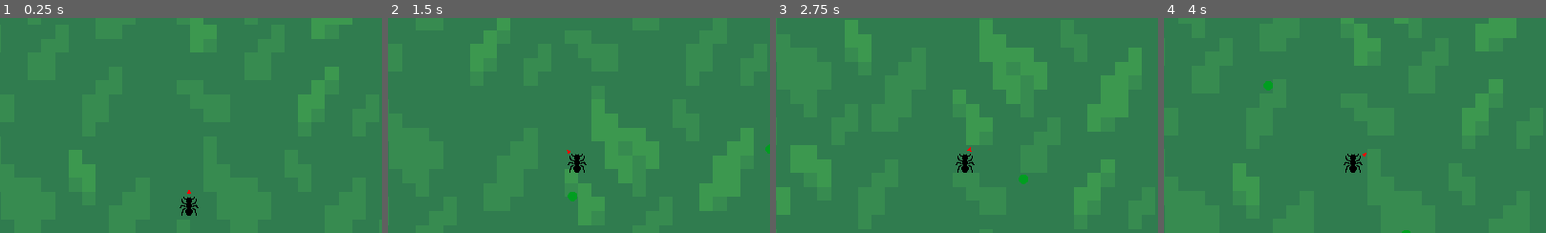
Above: before the commit, frames 1-4 (left to right).
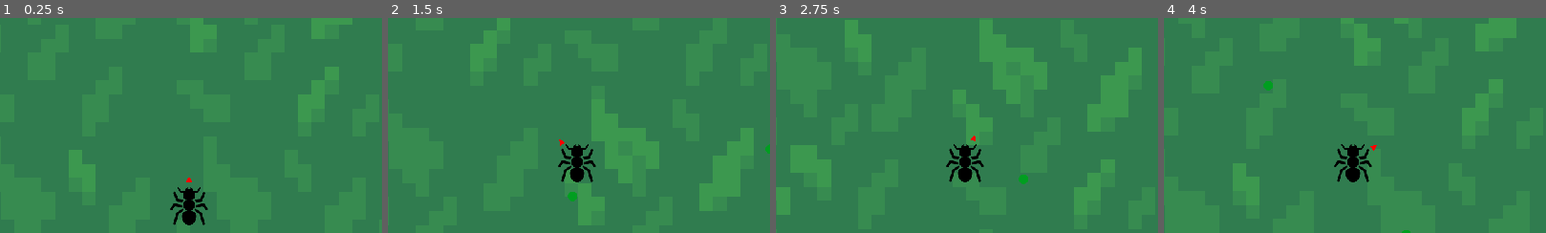
Above: after the commit, the same moments.

Repository: nwallenfang/cordyception
Game: Godot game, scene res://World/World.tscn
Same seed, same stepped clock (60 frames per second), same inputs: the game is played once before the commit and once after it. The engine's default icon, where the game draws it, is replaced by a stand-in: a white triangle on a blue panel in a dark square.
Inputs (mouse positions are % of the whole screen's width and height, from its top left):
- Up to frame 1 (0.25 s): no input
- Up to frame 2 (1.5 s): tap Enter at 0.5 s; move the mouse to (55, 50) at 0.52 s; hold W (move_up) from 0.53 s (still down); click (55, 50) at 0.6 s; move the mouse to (45, 50) at 1.27 s; click (45, 50) at 1.35 s
- Up to frame 3 (2.75 s): keep holding W (move_up); move the mouse to (52, 48) at 2.02 s; click (52, 48) at 2.1 s
- Up to frame 4 (4 s): keep holding W (move_up); move the mouse to (49, 52) at 2.77 s; click (49, 52) at 2.85 s; move the mouse to (57, 51) at 3.52 s; click (57, 51) at 3.6 s
The pictures show only the part of the screen within x 25-75%, y 6-56%; the shares and areas given below are measured in that part.

The runs differ from the first frame. In frame 1, 0.8% of the frame differs, in the area x 44-55%, y 74-97%; in frame 2, 0.8%, in the area x 44-55%, y 56-77%; in frame 3, 0.8%; in frame 4, 0.8%.

Commit message:
new Animations, bigger Player

Diff:
--- a/Player/TopDownPlayer.tscn
+++ b/Player/TopDownPlayer.tscn
@@ -6,8 +6,120 @@
 [ext_resource path="res://icon.png" type="Texture" id=4]
 
 [sub_resource type="CapsuleShape2D" id=1]
-radius = 7.15208
-height = 13.6958
+radius = 13.0
+height = 42.0
+
+[sub_resource type="Animation" id=2]
+resource_name = "walk_down"
+length = 0.1
+tracks/0/type = "value"
+tracks/0/path = NodePath("CollisionShape2D:rotation_degrees")
+tracks/0/interp = 1
+tracks/0/loop_wrap = true
+tracks/0/imported = false
+tracks/0/enabled = true
+tracks/0/keys = {
+"times": PoolRealArray( 0 ),
+"transitions": PoolRealArray( 1 ),
+"update": 0,
+"values": [ 180.0 ]
+}
+tracks/1/type = "value"
+tracks/1/path = NodePath("Sprite:rotation_degrees")
+tracks/1/interp = 1
+tracks/1/loop_wrap = true
+tracks/1/imported = false
+tracks/1/enabled = true
+tracks/1/keys = {
+"times": PoolRealArray( 0 ),
+"transitions": PoolRealArray( 1 ),
+"update": 0,
+"values": [ 180.0 ]
+}
+
+[sub_resource type="Animation" id=3]
+resource_name = "walk_left"
+length = 0.1
+tracks/0/type = "value"
+tracks/0/path = NodePath("CollisionShape2D:rotation_degrees")
+tracks/0/interp = 1
+tracks/0/loop_wrap = true
+tracks/0/imported = false
+tracks/0/enabled = true
+tracks/0/keys = {
+"times": PoolRealArray( 0 ),
+"transitions": PoolRealArray( 1 ),
+"update": 0,
+"values": [ -90.0 ]
+}
+tracks/1/type = "value"
+tracks/1/path = NodePath("Sprite:rotation_degrees")
+tracks/1/interp = 1
+tracks/1/loop_wrap = true
+tracks/1/imported = false
+tracks/1/enabled = true
+tracks/1/keys = {
+"times": PoolRealArray( 0 ),
+"transitions": PoolRealArray( 1 ),
+"update": 0,
+"values": [ -90.0 ]
+}
+
+[sub_resource type="Animation" id=4]
+resource_name = "walk_right"
+length = 0.1
+tracks/0/type = "value"
+tracks/0/path = NodePath("Sprite:rotation_degrees")
+tracks/0/interp = 1
+tracks/0/loop_wrap = true
+tracks/0/imported = false
+tracks/0/enabled = true
+tracks/0/keys = {
+"times": PoolRealArray( 0 ),
+"transitions": PoolRealArray( 1 ),
+"update": 0,
+"values": [ 90.0 ]
+}
+tracks/1/type = "value"
+tracks/1/path = NodePath("CollisionShape2D:rotation_degrees")
+tracks/1/interp = 1
+tracks/1/loop_wrap = true
+tracks/1/imported = false
+tracks/1/enabled = true
+tracks/1/keys = {
+"times": PoolRealArray( 0 ),
+"transitions": PoolRealArray( 1 ),
+"update": 0,
+"values": [ 90.0 ]
+}
+
+[sub_resource type="Animation" id=5]
+resource_name = "walk_up"
+length = 0.1
+tracks/0/type = "value"
+tracks/0/path = NodePath("Sprite:rotation_degrees")
+tracks/0/interp = 1
+tracks/0/loop_wrap = true
+tracks/0/imported = false
+tracks/0/enabled = true
+tracks/0/keys = {
+"times": PoolRealArray( 0 ),
+"transitions": PoolRealArray( 1 ),
+"update": 0,
+"values": [ 0.0 ]
+}
+tracks/1/type = "value"
+tracks/1/path = NodePath("CollisionShape2D:rotation_degrees")
+tracks/1/interp = 1
+tracks/1/loop_wrap = true
+tracks/1/imported = false
+tracks/1/enabled = true
+tracks/1/keys = {
+"times": PoolRealArray( 0 ),
+"transitions": PoolRealArray( 1 ),
+"update": 0,
+"values": [ 0.0 ]
+}
 
 [node name="Player" type="KinematicBody2D"]
 collision_layer = 2
@@ -18,20 +130,28 @@
 FRICTION = 1200
 
 [node name="Sprite" type="Sprite" parent="."]
-scale = Vector2( 0.5, 0.5 )
 texture = ExtResource( 2 )
 
 [node name="CollisionShape2D" type="CollisionShape2D" parent="."]
+modulate = Color( 1, 1, 1, 0.376471 )
 position = Vector2( 0, 1 )
 shape = SubResource( 1 )
 
 [node name="Aimer" type="Node2D" parent="."]
 
 [node name="Sprite" type="Sprite" parent="Aimer"]
-position = Vector2( 0, -25 )
-scale = Vector2( 0.5, 0.5 )
+position = Vector2( 0, -45 )
+scale = Vector2( 0.7, 0.7 )
 texture = ExtResource( 3 )
 
 [node name="TestCursor" type="Sprite" parent="."]
 visible = false
 texture = ExtResource( 4 )
+
+[node name="AnimationTree" type="AnimationTree" parent="."]
+
+[node name="AnimationPlayer" type="AnimationPlayer" parent="."]
+anims/walk_down = SubResource( 2 )
+anims/walk_left = SubResource( 3 )
+anims/walk_right = SubResource( 4 )
+anims/walk_up = SubResource( 5 )
Not shown: 1 places in Player/TopDownPlayer.tscn that only renumber resources
